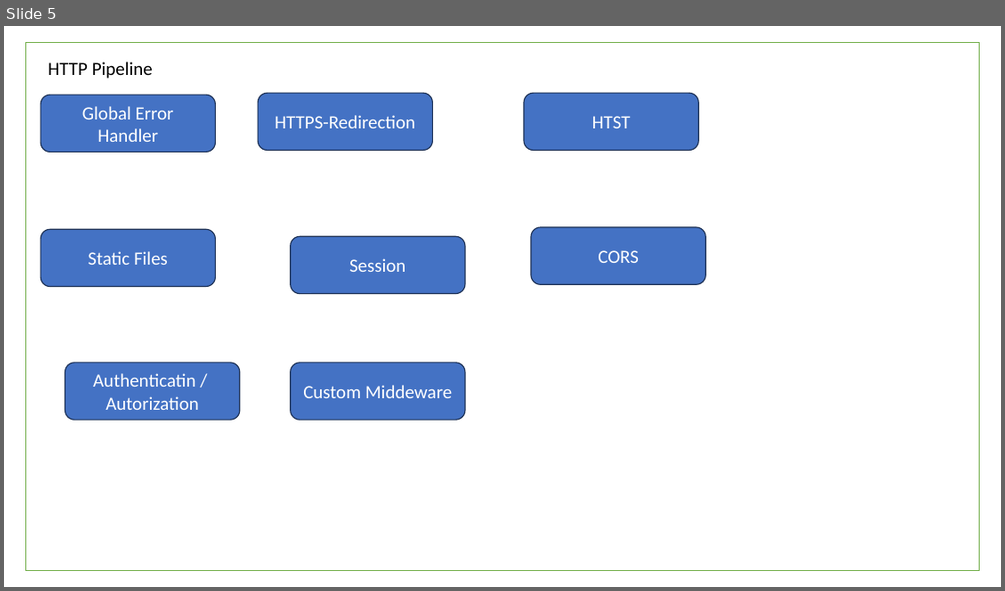
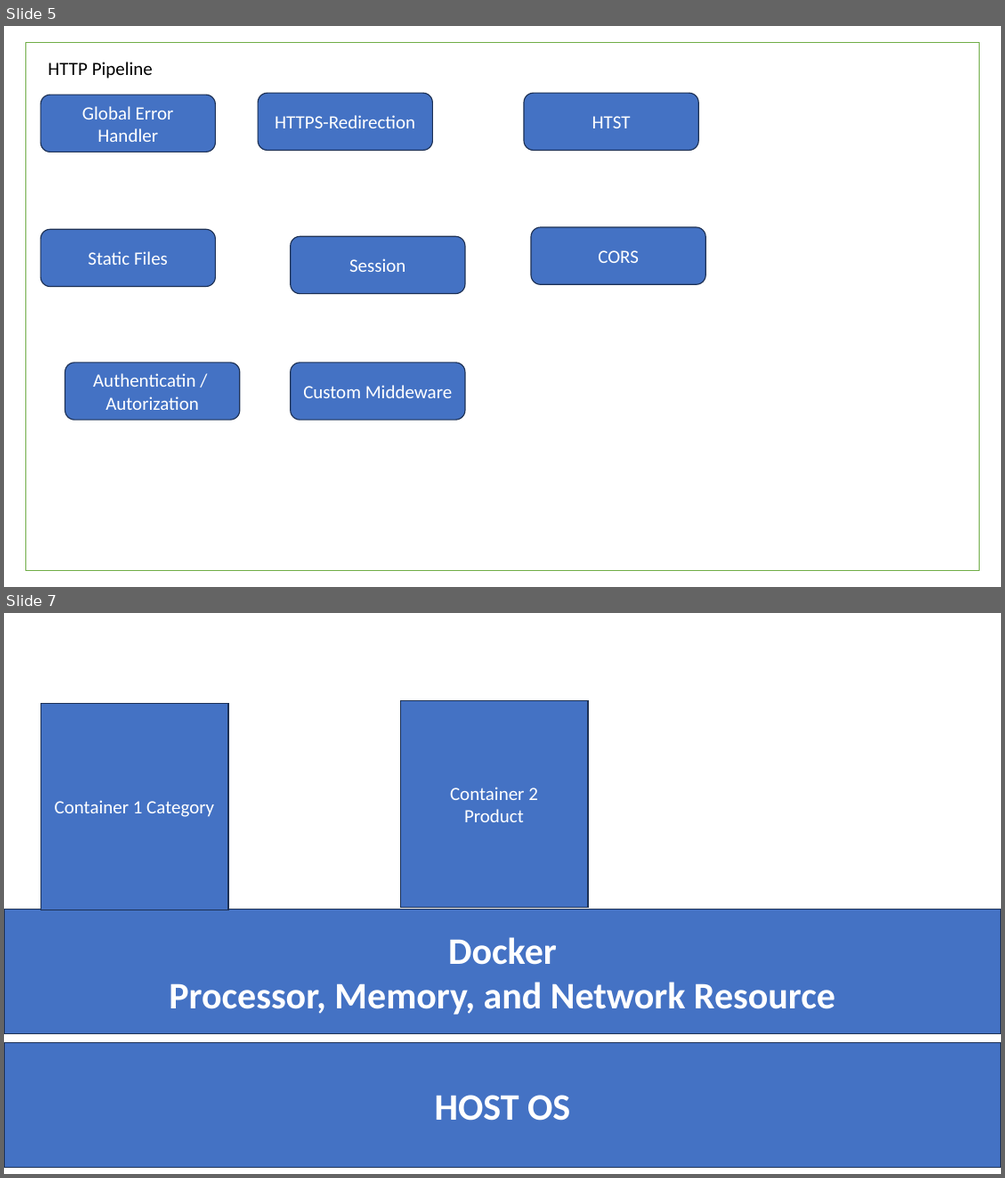
Before and after one commit to maheshsabnis/Spot_Apps, a slide deck: TRaiing_Images.pptx. Shown one above the other, each under a label of ours: slide 5 before the commit, slides 5 and 7 after it; the slides between them are not shown. The pictures are 1005x591 and 1005x1178 pixels, drawn with LibreOffice and Linux fonts; fonts in the diff are those of the drawing. Boxes give left, top, right and bottom in pixels: in the first picture for what was removed or moved away, otherwise in the second. Text is boxed around its words. In the diff, an @@ line names an element or a change of style, - is before the commit and + after.

```diff
--- a/TRaiing_Images.pptx
+++ b/TRaiing_Images.pptx
@@ slide 7 added at (x1=4, y1=613, x2=1001, y2=1174), background #FFFFFF @@
@@ rectangle added at (x1=40, y1=703, x2=228, y2=910), fill #4472C4, outline #1E3256 1 pt, 18 pt, text #FFFFFF @@
+Container 1 Category
@@ rectangle added at (x1=400, y1=700, x2=588, y2=908), fill #4472C4, outline #1E3256 1 pt, 18 pt, text #FFFFFF @@
+Container 2
+Product
@@ rectangle added at (x1=4, y1=909, x2=1001, y2=1033), fill #4472C4, outline #1E3256 1 pt, 36 pt, text #FFFFFF, bold @@
+Docker
+Processor, Memory, and Network Resource
@@ rectangle added at (x1=4, y1=1042, x2=1001, y2=1167), fill #4472C4, outline #1E3256 1 pt, 36 pt, text #FFFFFF, bold @@
+HOST OS
```
Also in this commit, not shown: 1 slide changed, 43 other files.
